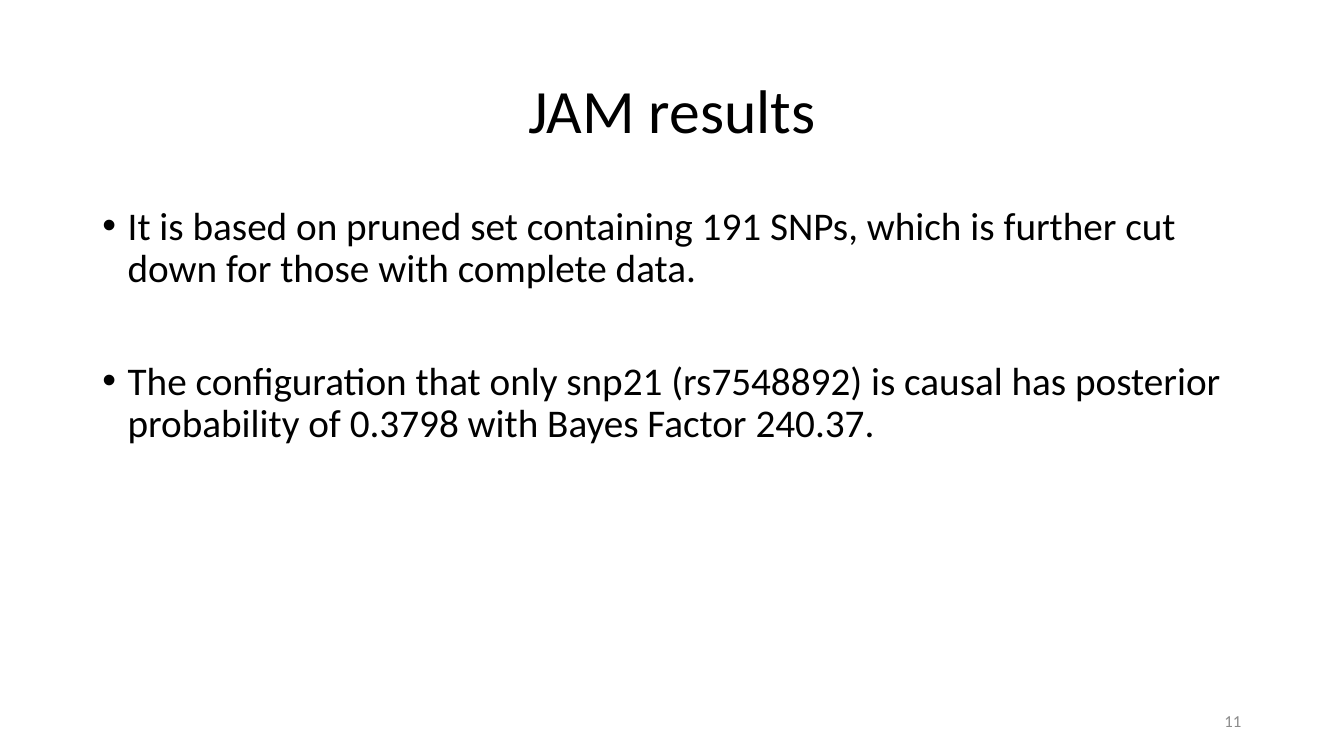
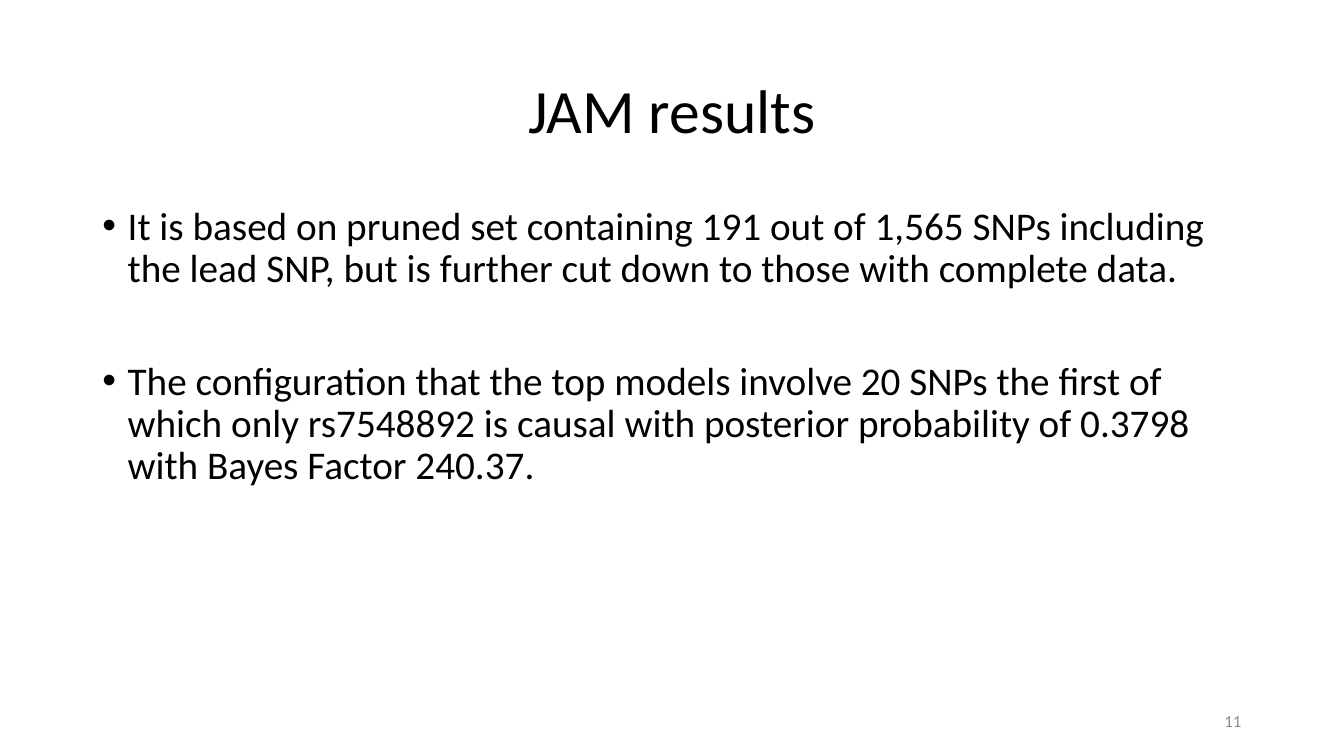
Before and after one commit to jinghuazhao/FM-pipeline, a slide deck: slide 11 of README.pptx. Drawn at 1344x756 pixels with LibreOffice and Linux fonts; fonts in the diff are those of the drawing. Boxes give left, top, right and bottom in pixels: in the first picture for what was removed or moved away, otherwise in the second. Text is boxed around its words. In the diff, an @@ line names an element or a change of style, - is before the commit and + after.

Commit message:
README

```diff
--- a/README.pptx
+++ b/README.pptx
@@ text at [128, 212, 1204, 486]: text changed @@
-• It is based on pruned set containing 191 SNPs, which is further cut down for those with complete data.
-• The configuration that only snp21 (rs7548892) is causal has posterior probability of 0.3798 with Bayes Factor 240.37.
+• It is based on pruned set containing 191 out of 1,565 SNPs including the lead SNP, but is further cut down to those with complete data.
+• The configuration that the top models involve 20 SNPs the first of which only rs7548892 is causal with posterior probability of 0.3798 with Bayes Factor 240.37.
```
